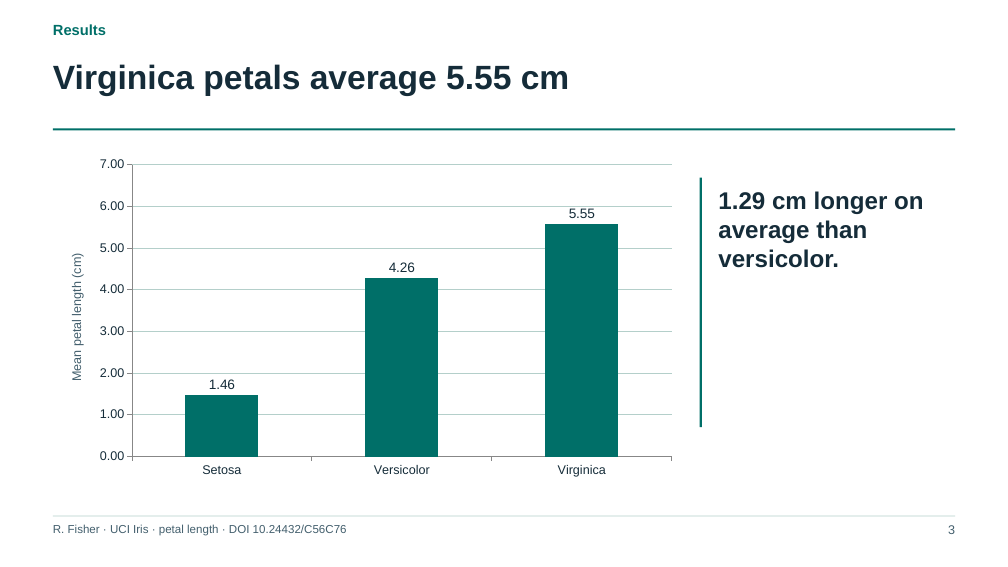
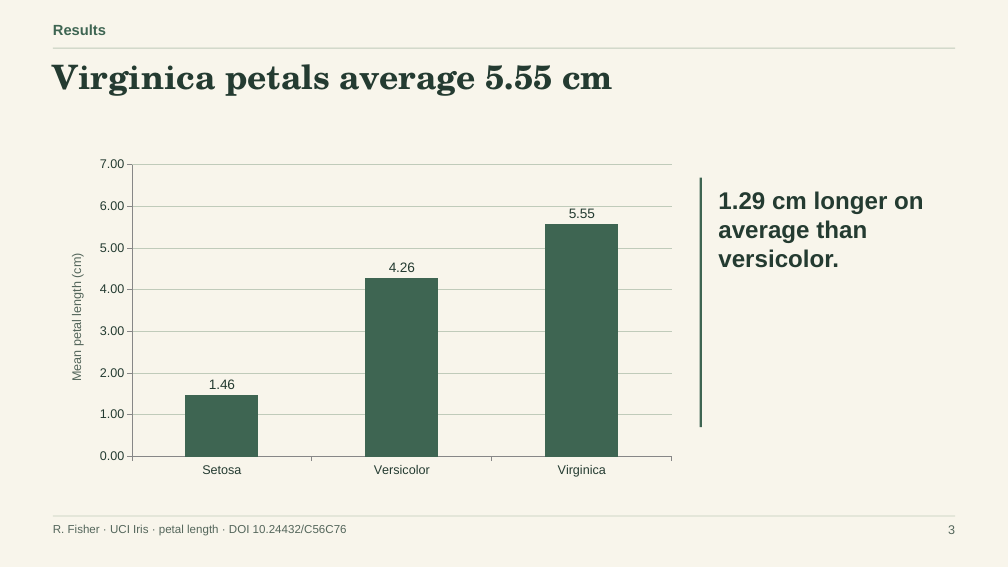
Before and after one commit to asimfish/awesome-ppt, a slide deck: slide 3 of docs/decks/iris.pptx. Drawn at 1008x567 pixels with LibreOffice and Linux fonts; fonts in the diff are those of the drawing. Boxes give left, top, right and bottom in pixels: in the first picture for what was removed or moved away, otherwise in the second. Text is boxed around its words. In the diff, an @@ line names an element or a change of style, - is before the commit and + after.

```diff
--- a/docs/decks/iris.pptx
+++ b/docs/decks/iris.pptx
@@ background #FFFFFF to #F8F5EB @@
@@ text "Results" at <box>53,24,106,35</box>: text colour #006F68 to #3E6552 @@
@@ text "Virginica petals average 5.55 cm" at <box>53,64,613,96</box>: font Arial to TeX Gyre Schola, text colour #152C39 to #243B31 @@
@@ rectangle: place and size @@
-rectangle at <box>53,129,955,131</box>
+rectangle at <box>53,48,955,48</box>
@@ rectangle at <box>53,48,955,48</box>: fill #006F68 to #C0CBBA @@
@@ column chart at <box>53,151,684,484</box> @@
@@ colour of Series 1 #006F68 to #3E6552 @@
@@ data labels of Series 1 changed @@
@@ category axis changed @@
@@ value axis changed @@
@@ background changed @@
@@ rectangle at <box>699,178,702,427</box>: fill #006F68 to #3E6552 @@
@@ text "1.29 cm longer on average ..." at <box>718,191,923,268</box>: text colour #152C39 to #243B31 @@
@@ text "R. Fisher · UCI Iris ..." at <box>53,524,347,536</box>: text colour #435F6D to #54665B @@
@@ rectangle at <box>53,516,955,516</box>: fill #B4CFCA to #C0CBBA @@
@@ text "3" at <box>948,525,955,534</box>: text colour #435F6D to #54665B @@
```
Also in this commit, not shown: 2 other slides changed, 2 slides added, 2 slides removed, 30 other files.
